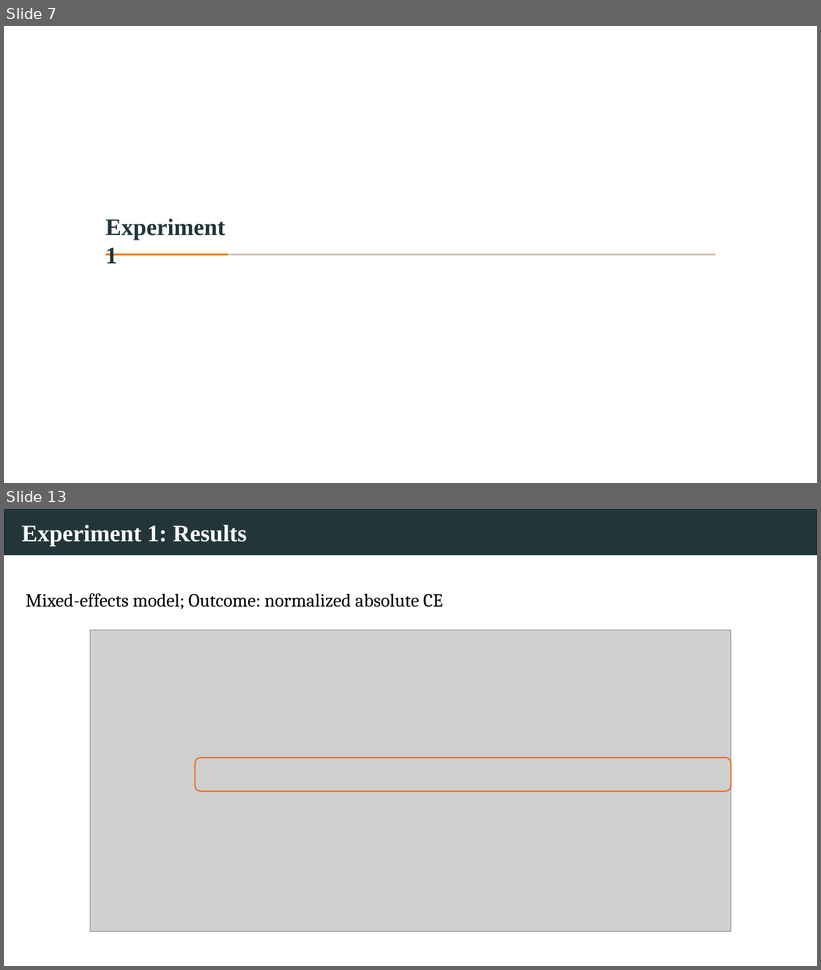
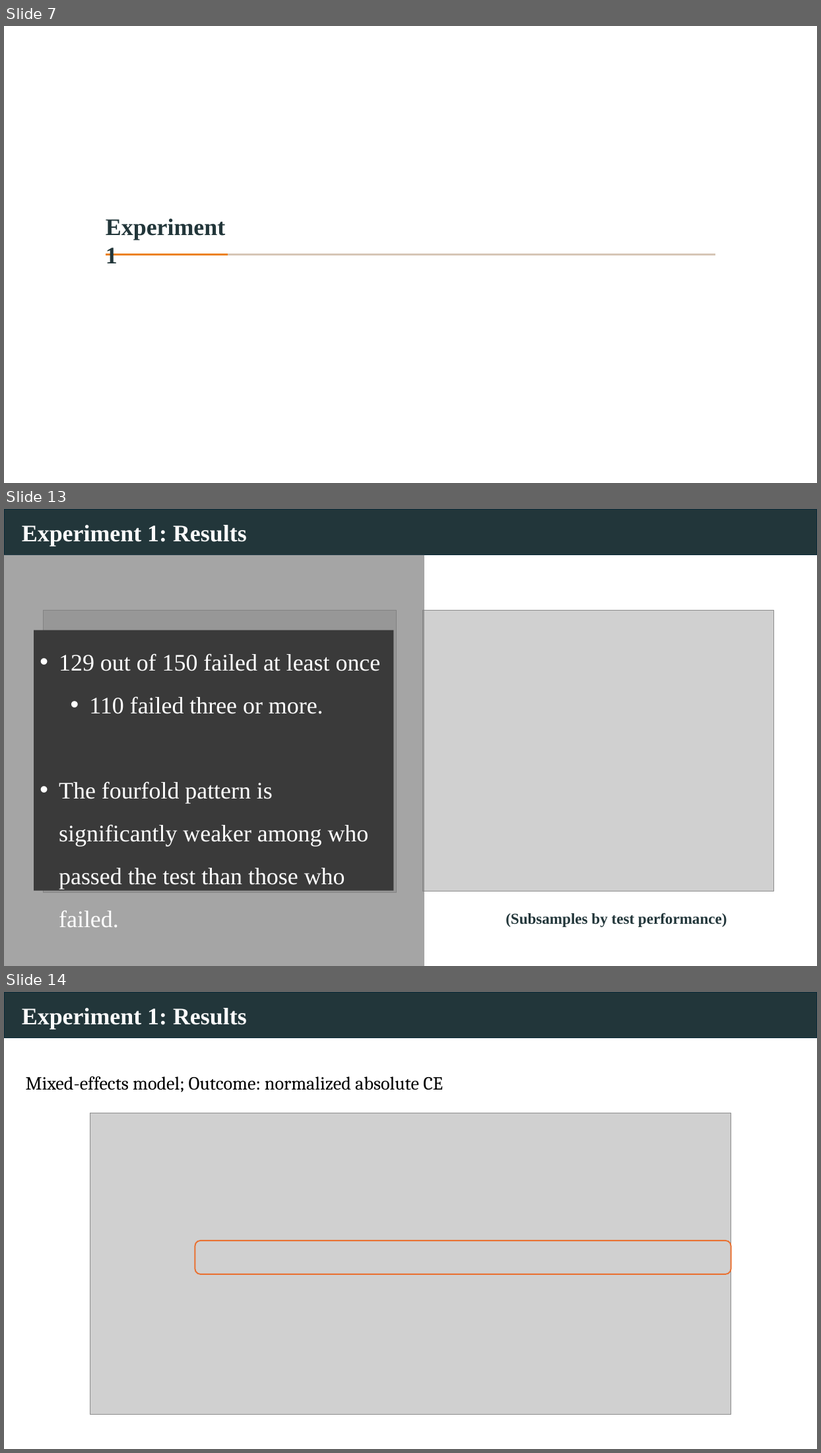
Before and after one commit to Jilong-Wu-Econ/Jilong-Wu-Econ.github.io, a slide deck: bric.pptx. Shown one above the other, each under a label of ours: slides 7 and 13 before the commit, slides 7, 13 and 14 after it; the slides between them are not shown. The pictures are 821x970 and 821x1453 pixels, drawn with LibreOffice and Linux fonts; fonts in the diff are those of the drawing; grey boxes stand for pictures. Boxes give left, top, right and bottom in pixels: in the first picture for what was removed or moved away, otherwise in the second. Text is boxed around its words. In the diff, an @@ line names an element or a change of style, - is before the commit and + after.

```diff
--- a/bric.pptx
+++ b/bric.pptx
@@ slide 13 added at [4,509,817,966], background #FFFFFF @@
@@ rectangle added at [4,509,817,555], fill #22363A, outline #092A39 1.5 pt, 28 pt, text #FAFAFA, bold @@
+Experiment 1: Results
@@ rectangle added at [4,555,424,966], fill #808080 at 70% opacity @@
@@ picture added at [43,611,397,892] @@
@@ picture added at [423,611,774,891] @@
@@ rectangle added at [34,630,394,891], fill #3A3A3A, 28 pt, text #FFFFFF @@
+• 129 out of 150 failed at least once
+  • 110 failed three or more.
+• The fourfold pattern is significantly weaker among who passed the test than those who failed.
@@ text added at [506,913,727,927], 18 pt, text #22363A, bold @@
+(Subsamples by test performance)
@@ what was slide 13 is now slide 14 @@
```
Also in this commit, not shown: 16 slides changed, 1 other slide added.
